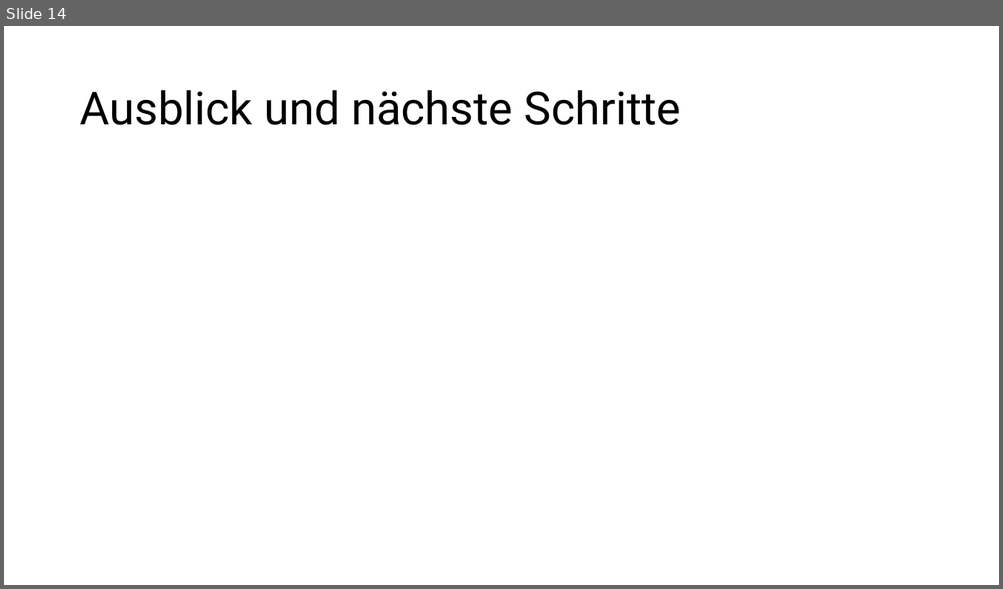
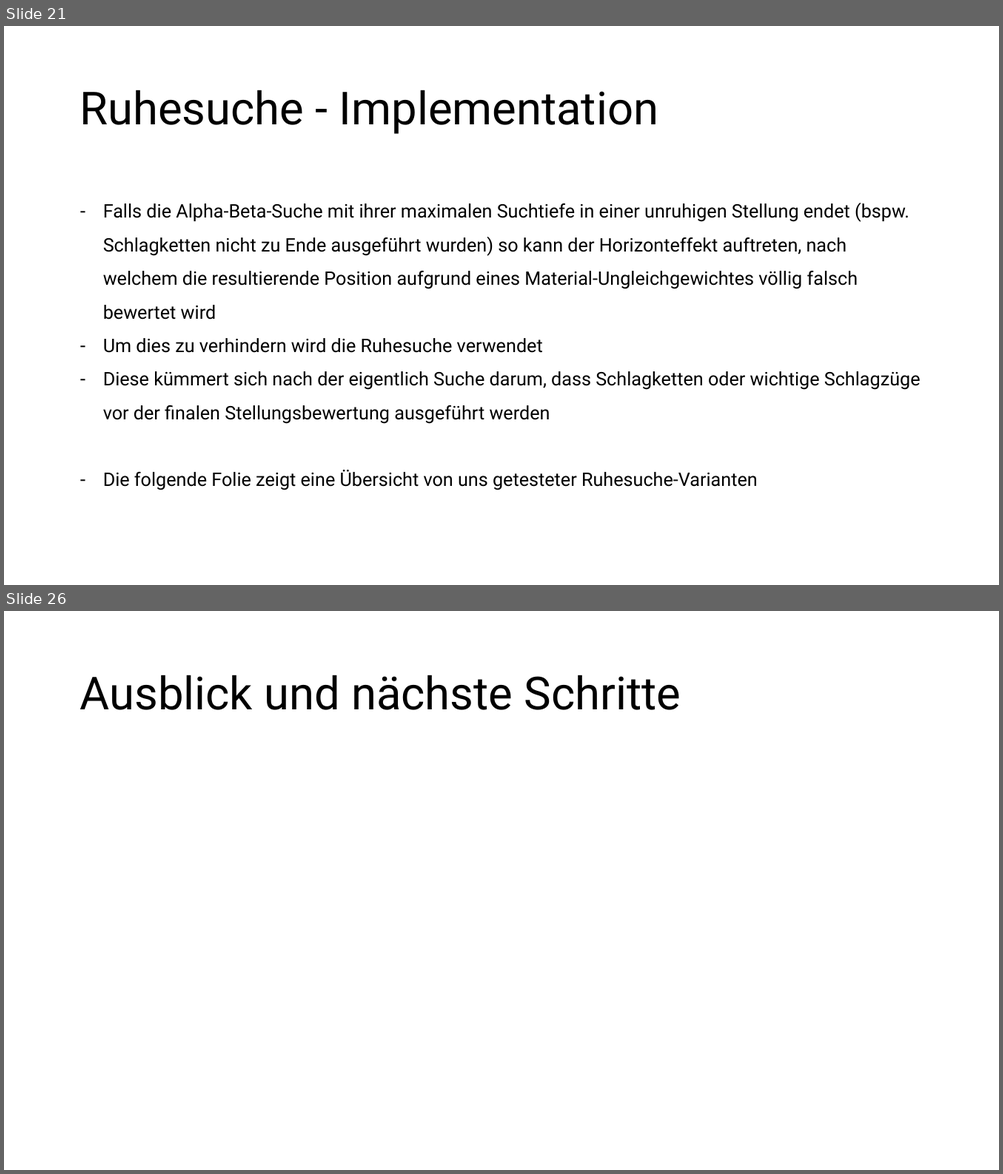
Before and after one commit to patrickzda/chess_engine, a slide deck: presentations/PJ_KI_MST3.pptx. Shown one above the other, each under a label of ours: slide 14 before the commit, slides 21 and 26 after it; the slides between them are not shown. The pictures are 1003x589 and 1003x1174 pixels, drawn with LibreOffice and Linux fonts; fonts in the diff are those of the drawing. Boxes give left, top, right and bottom in pixels: in the first picture for what was removed or moved away, otherwise in the second. Text is boxed around its words. In the diff, an @@ line names an element or a change of style, - is before the commit and + after.

```diff
--- a/presentations/PJ_KI_MST3.pptx
+++ b/presentations/PJ_KI_MST3.pptx
@@ slide 21 added at <box>4,26,999,585</box>, background #FFFFFF @@
@@ title added at <box>79,90,658,134</box>, 44 pt, text #000000 @@
+Ruhesuche - Implementation
@@ text added at <box>103,203,920,491</box>, 18 pt, text #000000 @@
+– Falls die Alpha-Beta-Suche mit ihrer maximalen Suchtiefe in einer unruhigen Stellung endet (bspw. Schlagketten nicht zu Ende ausgeführt wurden) so kann der Horizonteffekt auftreten, nach welchem die resultierende Position aufgrund eines Material-Ungleichgewichtes völlig falsch bewertet wird
+– Um dies zu verhindern wird die Ruhesuche verwendet
+– Diese kümmert sich nach der eigentlich Suche darum, dass Schlagketten oder wichtige Schlagzüge vor der finalen Stellungsbewertung ausgeführt werden
+– Die folgende Folie zeigt eine Übersicht von uns getesteter Ruhesuche-Varianten
@@ what was slide 14 is now slide 26 @@
```
Also in this commit, not shown: 3 slides changed, 19 other slides added, 8 slides removed.
